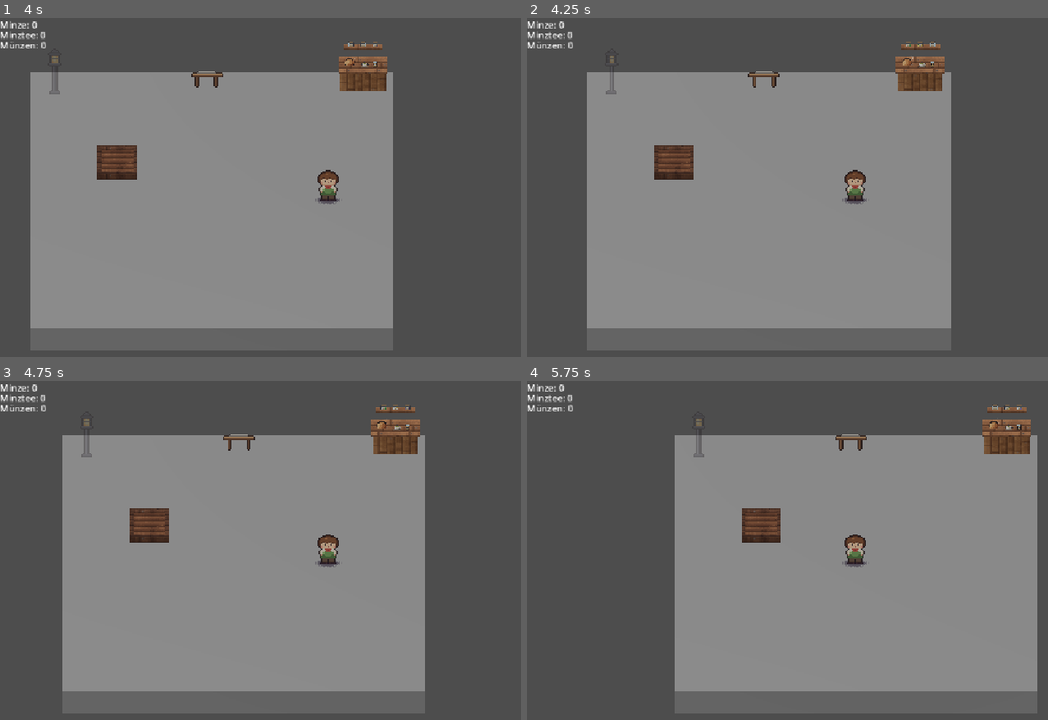
Above: before the commit, frames 1-4 (two rows, left to right).
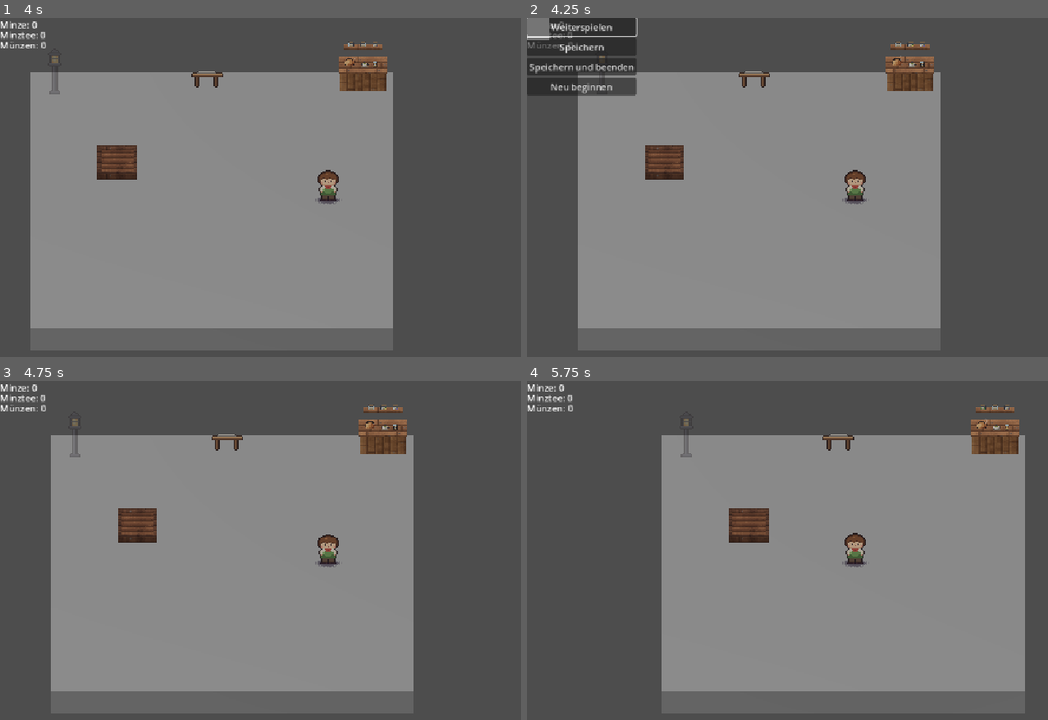
Above: after the commit, the same moments.

Repository: rjn21/teahut
Game: Godot game, scene res://world.tscn
The game is run twice, just before and just after one commit, with the same random seed, the same clock (stepped at 60 frames per second) and the same inputs.
Inputs (mouse positions are in pixels of both pictures, inside the frame that each line leads up to):
- Up to frame 1 (4 s): tap Enter (ui_accept) at 0.5, 0.77, 1.52, 3.02, 3.77 s; hold D (move_right) 0.53-1.28 s; tap E (interact) at 0.6 s; hold S (move_back) 1.28-2.03 s; tap 1 at 1.35 s; hold D (move_right) 2.03-2.78 s; tap 2 at 2.1 s; hold W (move_forward) 2.78-3.53 s; tap 3 at 2.85 s; hold A (move_left) from 3.53 s (still down); tap 4 at 3.6 s
- Up to frame 2 (4.25 s): keep holding A (move_left); tap Escape (pause, bound only after the commit) at 4.15 s
- Up to frame 3 (4.75 s): release A (move_left) at 4.25 s; click (52, 391) at 4.25 s, where only the run after the commit has a clickable "Weiterspielen"
- Up to frame 4 (5.75 s): tap Enter (ui_accept) at 5, 5.27 s; hold A (move_left) from 5.03 s (still down); tap R at 5.1 s

Frame 1 is identical in both runs. In frame 2, 8.0% of the frame differs, in the area x 0-82%, y 0-92%; in frame 3, 4.9%; in frame 4, 5.3%.

Commit message:
Pausenmenü mit Speichern, Neustarten inkl. Bestätigung, Beenden, Resume

Diff:
--- /dev/null
+++ b/pause_menu.tscn
@@ -0,0 +1,43 @@
+[gd_scene format=3 uid="uid://c4le1hjcaw118"]
+
+[ext_resource type="Script" uid="uid://bsty85wglqhnq" path="res://scripts/pause_menu.gd" id="1_hdmo1"]
+
+[node name="PauseMenu" type="CanvasLayer" unique_id=679147107]
+process_mode = 3
+layer = 10
+script = ExtResource("1_hdmo1")
+
+[node name="Background" type="ColorRect" parent="." unique_id=537982443]
+offset_right = 40.0
+offset_bottom = 40.0
+
+[node name="CenterContainer" type="CenterContainer" parent="." unique_id=71415561]
+offset_right = 40.0
+offset_bottom = 40.0
+
+[node name="Buttons" type="VBoxContainer" parent="CenterContainer" unique_id=1687566667]
+layout_mode = 2
+
+[node name="ResumeButton" type="Button" parent="CenterContainer/Buttons" unique_id=1976413828]
+layout_mode = 2
+text = "Weiterspielen"
+
+[node name="SaveButton" type="Button" parent="CenterContainer/Buttons" unique_id=157212037]
+layout_mode = 2
+text = "Speichern"
+
+[node name="QuitButton" type="Button" parent="CenterContainer/Buttons" unique_id=363897801]
+layout_mode = 2
+text = "Speichern und beenden"
+
+[node name="NewGameButton" type="Button" parent="CenterContainer/Buttons" unique_id=2003119646]
+layout_mode = 2
+text = "Neu beginnen"
+
+[node name="ConfirmNewGame" type="ConfirmationDialog" parent="." unique_id=370196250]
+oversampling_override = 1.0
+title = "Neu beginnen"
+size = Vector2i(491, 100)
+ok_button_text = "Neu beginnen"
+dialog_text = "Der aktuelle Spielstand wird gelöscht. Wirklich neu beginnen?"
+cancel_button_text = "Abbrechen"
--- a/project.godot
+++ b/project.godot
@@ -57,6 +57,11 @@
 "events": [Object(InputEventKey,"resource_local_to_scene":false,"resource_name":"","device":-1,"window_id":0,"alt_press …(192 unchanged characters)…
 ]
 }
+pause={
+"deadzone": 0.2,
+"events": [Object(InputEventKey,"resource_local_to_scene":false,"resource_name":"","device":-1,"window_id":0,"alt_pressed":false,"shift_pressed":false,"ctrl_pressed":false,"meta_pressed":false,"pressed":false,"keycode":0,"physical_keycode":4194305,"key_label":0,"unicode":0,"location":0,"echo":false,"script":null)
+]
+}
 
 [physics]
 
--- /dev/null
+++ b/scripts/pause_menu.gd
@@ -0,0 +1,55 @@
+extends CanvasLayer
+
+@onready var resume_button: Button = $CenterContainer/Buttons/ResumeButton
+@onready var save_button: Button = $CenterContainer/Buttons/SaveButton
+@onready var quit_button: Button = $CenterContainer/Buttons/QuitButton
+@onready var new_game_button: Button = $CenterContainer/Buttons/NewGameButton
+@onready var confirm_new_game: ConfirmationDialog = $ConfirmNewGame
+
+
+# Called when the node enters the scene tree for the first time.
+func _ready() -> void:
+	visible = false
+	resume_button.pressed.connect(close_menu)
+	save_button.pressed.connect(_on_save_pressed)
+	quit_button.pressed.connect(_on_quit_pressed)
+	new_game_button.pressed.connect(_on_new_game_pressed)
+	confirm_new_game.confirmed.connect(_on_new_game_confirmed)
+
+func _unhandled_input(event: InputEvent) -> void:
+	if event.is_action_pressed("pause"):
+		if visible:
+			close_menu()
+		else:
+			open_menu()
+		get_viewport().set_input_as_handled()
+
+func open_menu() -> void:
+	visible = true
+	get_tree().paused = true
+	resume_button.grab_focus()
+
+func close_menu() -> void:
+	confirm_new_game.hide()
+	visible = false
+	get_tree().paused = false
+
+func _on_save_pressed() -> void:
+	SaveGame.save_game()
+
+func _on_quit_pressed() -> void:
+	if SaveGame.save_game():
+		get_tree().quit()
+
+func _on_new_game_pressed() -> void:
+	confirm_new_game.popup_centered()
+
+func _on_new_game_confirmed() -> void:
+	SaveGame.delete_save()
+	Inventory.reset()
+	get_tree().paused = false
+	get_tree().reload_current_scene()
+
+# Called every frame. 'delta' is the elapsed time since the previous frame.
+func _process(delta: float) -> void:
+	pass
--- a/world.tscn
+++ b/world.tscn
@@ -8,6 +8,7 @@
 [ext_resource type="PackedScene" uid="uid://b6bu53qc6emod" path="res://tea_station.tscn" id="5_036b0"]
 [ext_resource type="PackedScene" uid="uid://b3h5ehrd1covj" path="res://order_counter.tscn" id="6_pkg7o"]
 [ext_resource type="PackedScene" uid="uid://booc3wwq4dgji" path="res://lantern_spot.tscn" id="7_pkg7o"]
+[ext_resource type="PackedScene" uid="uid://c4le1hjcaw118" path="res://pause_menu.tscn" id="9_ioo17"]
 
 [sub_resource type="BoxMesh" id="BoxMesh_emwdv"]
 size = Vector3(12, 1, 12)
@@ -91,3 +92,5 @@
 
 [node name="LanternSpot" parent="." unique_id=587491313 instance=ExtResource("7_pkg7o")]
 transform = Transform3D(1, 0, 0, 0, 1, 0, 0, 0, 1, -5.195948, 0, -4.930006)
+
+[node name="PauseMenu" parent="." unique_id=679147107 instance=ExtResource("9_ioo17")]
Not shown, added: scripts/pause_menu.gd.uid
